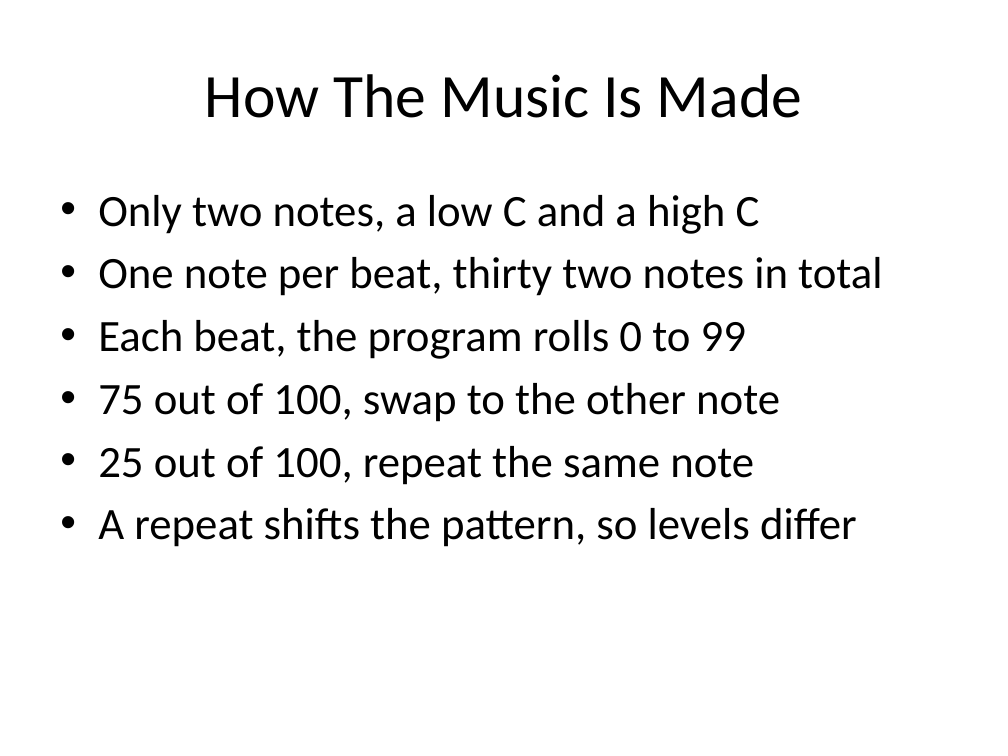
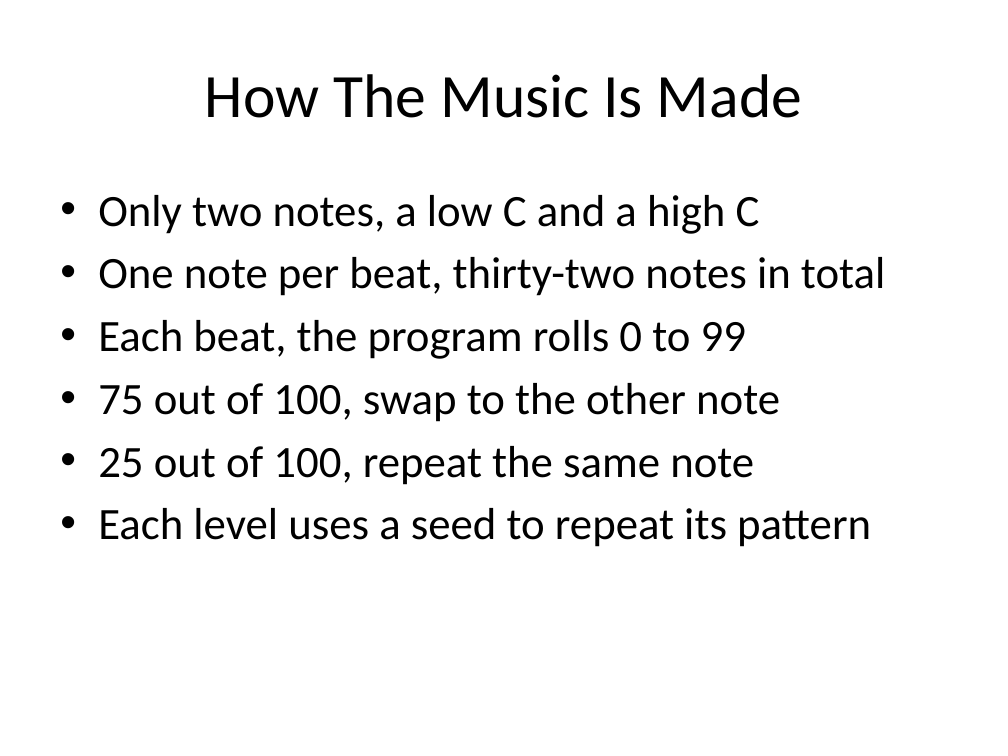
Before and after one commit to SUMMERxKx/musicGenerator, a slide deck: slide 6 of Presentation.pptx. Drawn at 1008x756 pixels with LibreOffice and Linux fonts; fonts in the diff are those of the drawing. Boxes give left, top, right and bottom in pixels: in the first picture for what was removed or moved away, otherwise in the second. Text is boxed around its words. In the diff, an @@ line names an element or a change of style, - is before the commit and + after.

```diff
--- a/Presentation.pptx
+++ b/Presentation.pptx
@@ text at [98, 257, 885, 296]: text changed @@
-• One note per beat, thirty two notes in total
+• One note per beat, thirty-two notes in total
@@ text at [98, 508, 871, 547]: text changed @@
-• A repeat shifts the pattern, so levels differ
+• Each level uses a seed to repeat its pattern
```
Also in this commit, not shown: 2 other slides changed, 5 other files.
